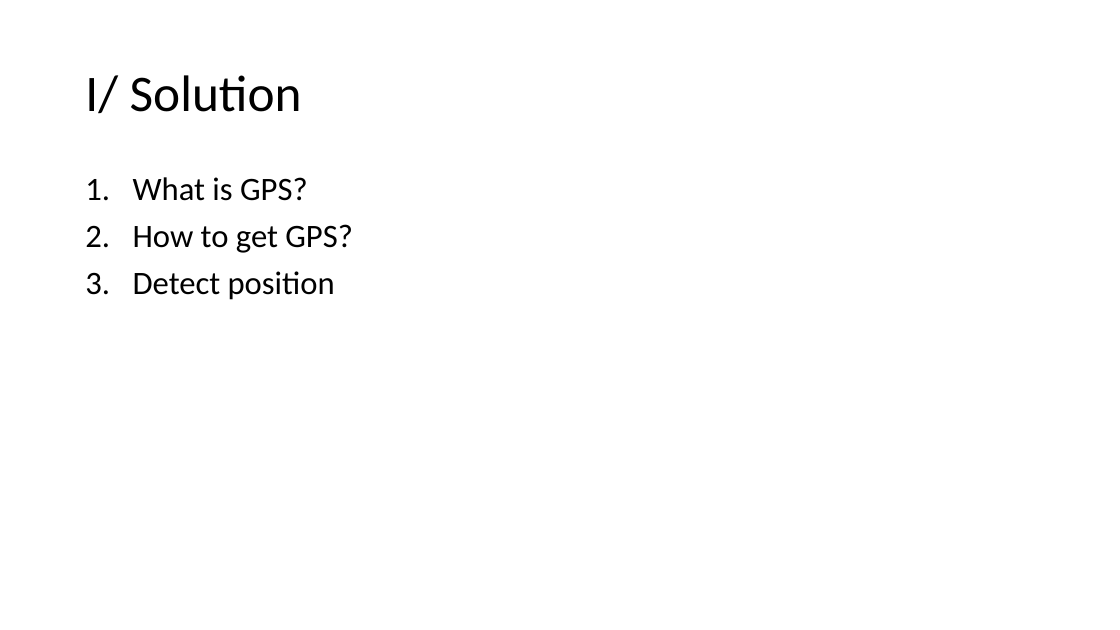
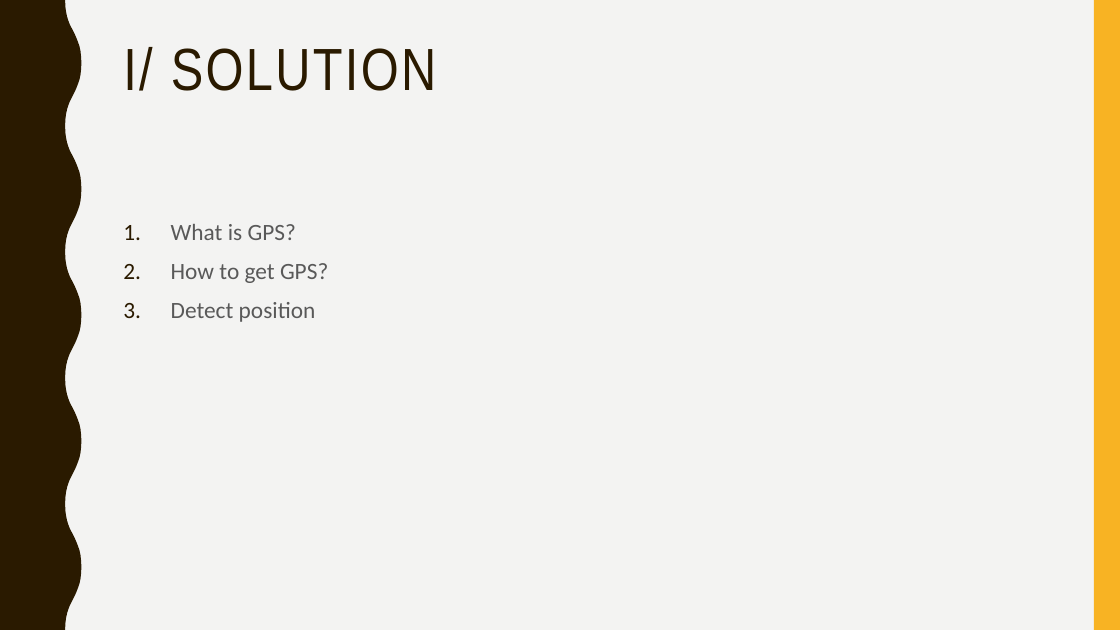
Before and after one commit to GiangHLe/GPS, a slide deck: slide 3 of GPS DETECTER PROJECT.pptx. Drawn at 1120x630 pixels with LibreOffice and Linux fonts; fonts in the diff are those of the drawing. Boxes give left, top, right and bottom in pixels: in the first picture for what was removed or moved away, otherwise in the second. Text is boxed around its words. In the diff, an @@ line names an element or a change of style, - is before the commit and + after.

```diff
--- a/GPS DETECTER PROJECT.pptx
+++ b/GPS DETECTER PROJECT.pptx
@@ background #FFFFFF to #F3F3F2 @@
@@ freeform shape added at (0, 0, 82, 630), fill #2A1A00 @@
@@ rectangle added at (1094, 0, 1120, 630), fill #F8B323 @@
@@ title "I/ SOLUTION" at (123, 47, 436, 91): vertical alignment middle to top @@
@@ title at (123, 47, 436, 91): text changed; size 44 to 51 pt; font Calibri to Arial Narrow; text colour #000000 to #2A1A00 @@
-I/ Solution
+I/ SOLUTION
@@ text "What is GPS?": place and size @@
-text "What is GPS?" at (133, 177, 353, 300)
+text "What is GPS?" at (171, 224, 328, 322)
@@ text "What is GPS?" at (171, 224, 328, 322): size 28 to 20 pt, text colour #000000 to #595959; line spacing 0.9 to 1.1; less space between paragraphs @@
```
Also in this commit, not shown: 5 other slides changed, 9 slides added, 5 slides removed.
